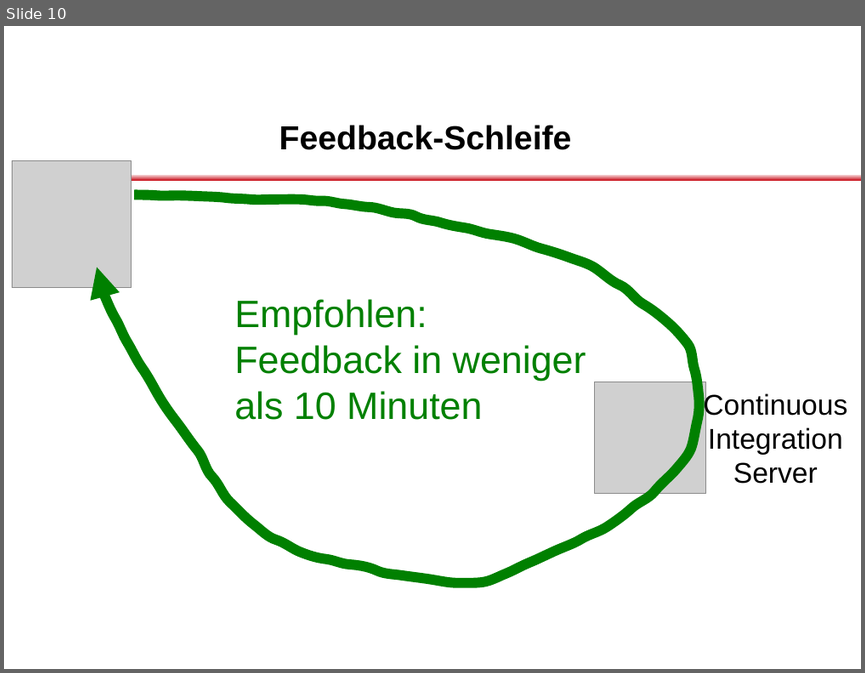
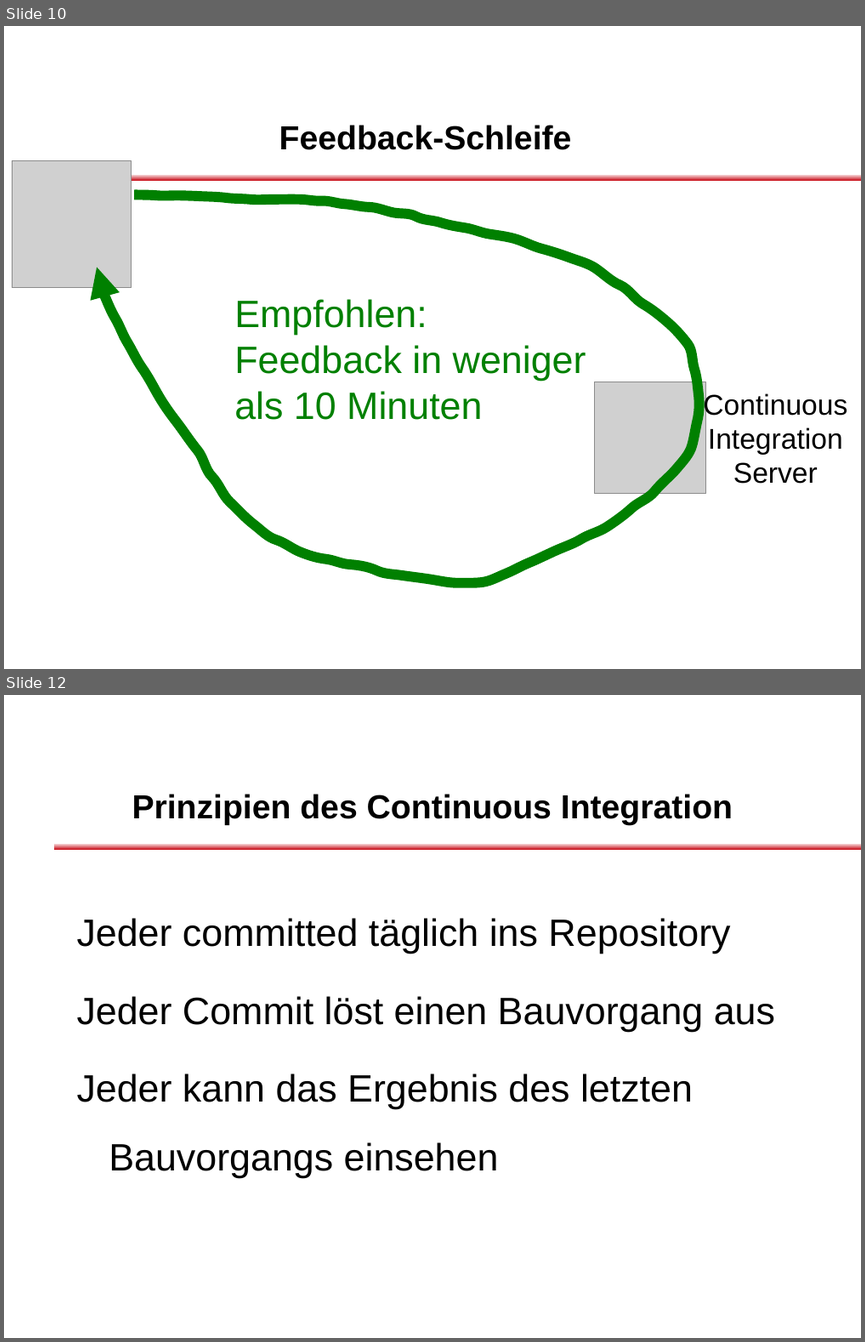
Before and after one commit to dlindner/vorlesung-se2-dhbw, a slide deck: added_2012/Continuous Integration.odp. Shown one above the other, each under a label of ours: slide 10 before the commit, slides 10 and 12 after it; the slides between them are not shown. The pictures are 865x673 and 865x1342 pixels, drawn with LibreOffice and Linux fonts; fonts in the diff are those of the drawing; grey boxes stand for pictures; background and template pictures are left out. Boxes give left, top, right and bottom in pixels: in the first picture for what was removed or moved away, otherwise in the second. Text is boxed around its words. In the diff, an @@ line names an element or a change of style, - is before the commit and + after.

Commit message:
Vorlesungseinheit für Continuous Integration als Release Candidate

```diff
--- a/added_2012/Continuous Integration.odp
+++ b/added_2012/Continuous Integration.odp
@@ slide 12 added at [4,695,861,1338], background #FFFFFF; not listed: 2 template elements that a slide beside it also shows @@
@@ title added at [132,794,732,825], 28 pt, text #000000, bold @@
+Prinzipien des Continuous Integration
@@ text added at [77,918,775,1178], 32 pt, text #000000 @@
+Jeder committed täglich ins Repository
+Jeder Commit löst einen Bauvorgang aus
+Jeder kann das Ergebnis des letzten Bauvorgangs einsehen
```
Also in this commit, not shown: 2 slides changed, 8 other slides added, 8 slides removed.
